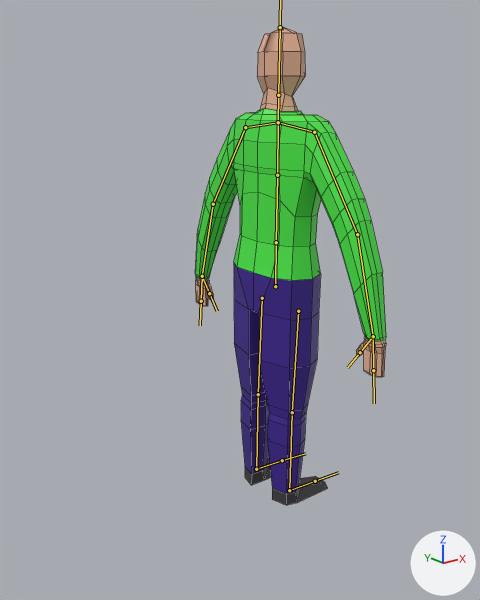
Renders of the FBX model Assets/Characters/owner.fbx from each side of a commit.
Before and after are seen from a camera (50 mm lens) standing at (-2.73, -3.05, 2.65) and looking at (-0.24, 0.07, 1.41). The axes (+X, +Y, +Z) are drawn at lower right. The lights are the same throughout. The bones that bend it are drawn over the model as lines. Mesh edges are drawn as thin lines.
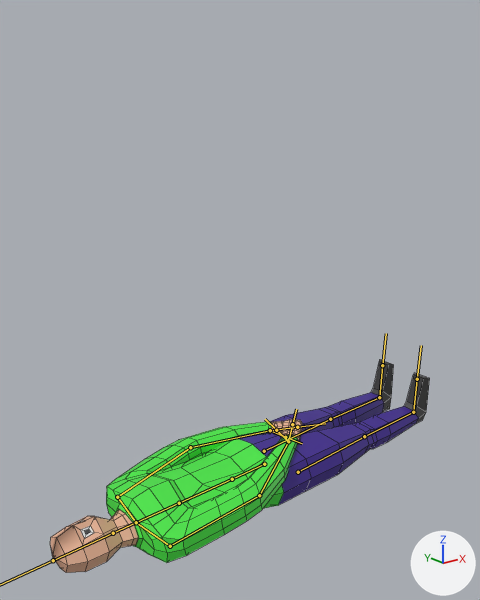
The newer file adds an action. The first version stands in its rest pose; the second is drawn at frame 20 of the action 'Armature|Falling'.

Where the change shows, as pixel boxes [x1, y1, x2, y2] in the pictures (480 x 600 px):
'Cube', posed (98% wider, 55% shorter)
    before: [195, 27, 386, 505]
    after: [50, 360, 430, 573]
bone 'Bone', root to tip
    before: (275, 286) to (276, 242)
    after: (264, 464) to (232, 479)
bone 'Bone.006', root to tip
    before: (245, 127) to (213, 204)
    after: (117, 497) to (190, 447)
bone 'Bone.007', root to tip
    before: (213, 204) to (202, 276)
    after: (190, 447) to (270, 430)
bone 'Bone.014', root to tip
    before: (314, 132) to (357, 234)
    after: (170, 546) to (259, 495)
bone 'Bone.015', root to tip
    before: (357, 234) to (373, 336)
    after: (259, 495) to (288, 441)
bone 'Bone.010', root to tip
    before: (262, 298) to (258, 394)
    after: (264, 451) to (330, 419)
bone 'Bone.018', root to tip
    before: (298, 311) to (292, 412)
    after: (298, 472) to (364, 436)

The edits, one by one:
Bone 'Bone' (bone_bone) moves from (0.0, 0.0, 0.0) to (-0.102, -1.769, 0.0).
Bone 'Bone' (bone_bone) turns from (0, 0, 0) to (0, 0, 91) degrees about its own x, y and z.
Bone 'Bone.006' (bone_bone_006) turns from (0, 0, 0) to (-27, -3, -7) degrees about its own x, y and z.
Bone 'Bone.007' (bone_bone_007) turns from (0, 0, 0) to (-16, -2, -1) degrees about its own x, y and z.
Bone 'Bone.014' (bone_bone_014) turns from (0, 0, 0) to (29, 5, -8) degrees about its own x, y and z.
Bone 'Bone.015' (bone_bone_015) turns from (0, 0, 0) to (14, 2, 0) degrees about its own x, y and z.
Bone 'Bone.010' (bone_bone_010) moves from (0.0, 0.0, 0.0) to (0.051, 1.613, -0.076).
Bone 'Bone.010' (bone_bone_010) turns from (0, 0, 0) to (3, -3, -91) degrees about its own x, y and z.
Bone 'Bone.018' (bone_bone_018) moves from (0.0, 0.0, 0.0) to (0.051, 1.613, -0.076).
Bone 'Bone.018' (bone_bone_018) turns from (0, 0, 0) to (3, -3, -91) degrees about its own x, y and z.
